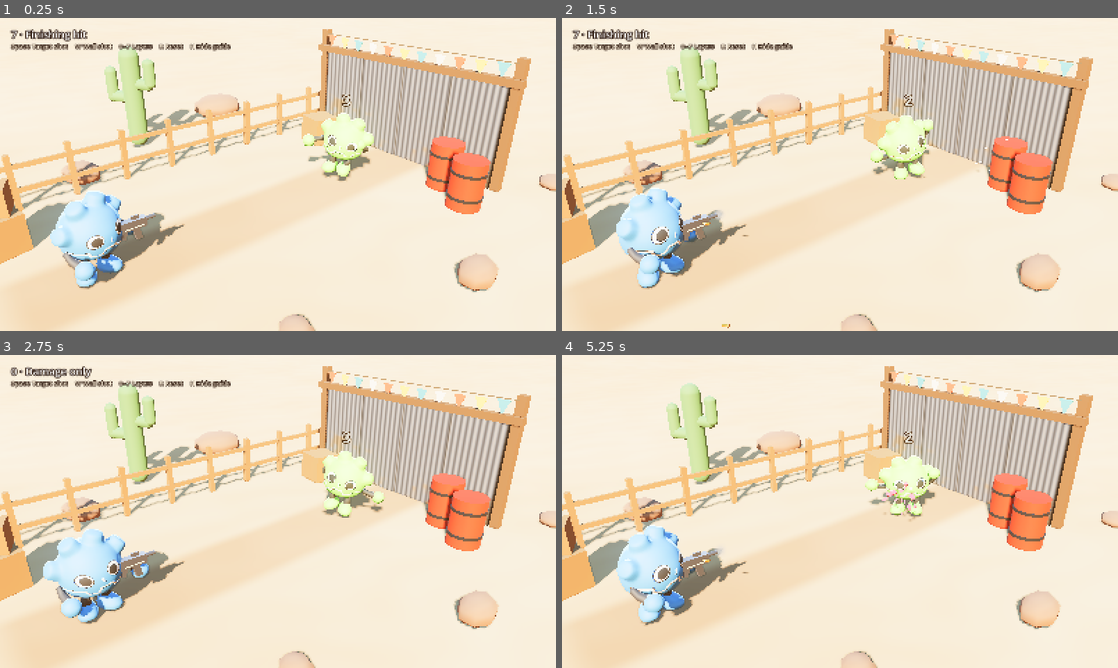
Above: before the commit, frames 1-4 (two rows, left to right).
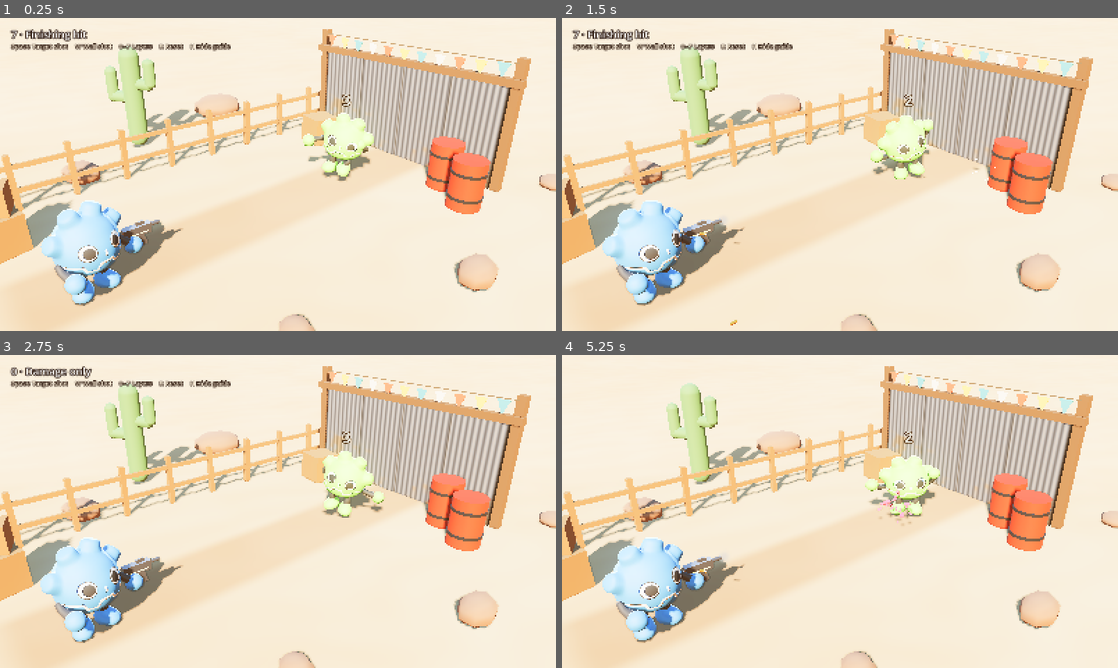
Above: after the commit, the same moments.

Repository: mcubedstudiobe/godot-examples
Game: Godot game, scene res://range.tscn
The game is run twice, just before and just after one commit, with the same random seed, the same clock (stepped at 60 frames per second) and the same inputs.
Inputs:
- Up to frame 1 (0.25 s): no input
- Up to frame 2 (1.5 s): tap Enter at 0.5 s; tap Space (fire) at 0.6 s; tap W (wall_shot) at 1.35 s
- Up to frame 3 (2.75 s): tap 0 at 2.1 s
- Up to frame 4 (5.25 s): tap one key every 0.75 s from 2.85 s: 7 R H Space (fire)

The runs differ from the first frame. In frame 1, 3.5% of the frame differs, in the area x 7-34%, y 55-92%; in frame 2, 3.7%; in frame 3, 3.6%; in frame 4, 4.0%, in the area x 7-66%, y 34-92%.

Commit message:
Hold the rifle in the shooter's hands
The plush's arms hang off its head bone, so the nodding, looking-around
stance swung the hands away from a rifle that stayed put. The rifle,
muzzle and casing port now ride that bone on a BoneAttachment3D, the
stance only breathes and flinches, and the barrel kick slides along the
rifle's own axis. The shooter sits a little to the side so its near hand
is under the receiver. The idea credit is dropped: layered shot feedback
is a common technique.

Diff:
--- a/punchy-shot-feedback/plush_motion.gd
+++ b/punchy-shot-feedback/plush_motion.gd
@@ -1,7 +1,7 @@
 class_name PlushMotion
 extends SkeletonModifier3D
-## Keeps a plush alive on top of its held pose: a stance that nods along for the shooter, a dance
-## for the target, and blinking for both. A SkeletonModifier3D only adds to the pose for
+## Keeps a plush alive on top of its held pose: a steady, breathing stance for the shooter, a
+## dance for the target, and blinking for both. A SkeletonModifier3D only adds to the pose for
 ## this frame, so the held pose underneath never drifts. Plush switches it off when the
 ## ragdoll takes over.
 
@@ -37,14 +37,11 @@
 
 
 func _stance(skeleton: Skeleton3D, beat: float) -> void:
-	# A small bounce, a tapping foot, and a head that nods along and looks about. The
-	# rifle is not attached to the hands, so the arms and body only move a little.
-	_lift(skeleton, Vector3(0.0, absf(sin(beat * 0.5)) * 0.008, -flinch * 0.03))
-	_turn(skeleton, &"DEF-head", Vector3(absf(sin(beat * 0.5)) * 9.0 - flinch * 12.0,
-			sin(beat * 0.125) * 18.0, sin(beat * 0.25) * 7.0))
-	_turn(skeleton, &"DEF-thigh.R", Vector3(maxf(sin(beat), 0.0) * -10.0, 0.0, 0.0))
-	_turn(skeleton, &"DEF-shin.R", Vector3(maxf(sin(beat), 0.0) * 14.0, 0.0, 0.0))
-	_turn(skeleton, &"DEF-foot.R", Vector3(maxf(sin(beat), 0.0) * -18.0, 0.0, 0.0))
+	# Holds the rifle steady: a slow breath, and a flinch back and up on a shot. The rifle
+	# rides the head bone with both arms (range.gd), so the hands never leave it.
+	var breath := sin(beat * 0.125)
+	_lift(skeleton, Vector3(0.0, (breath * 0.5 + 0.5) * 0.012, -flinch * 0.03))
+	_turn(skeleton, &"DEF-head", Vector3(breath * 2.0 - flinch * 8.0, 0.0, 0.0))
 
 
 func _dance(skeleton: Skeleton3D, beat: float) -> void:
--- a/punchy-shot-feedback/range.gd
+++ b/punchy-shot-feedback/range.gd
@@ -27,7 +27,7 @@
 @onready var shooter: Plush = $Kick/Shooter
 @onready var kick_rest: Vector3 = kick.position
 @onready var barrel: MeshInstance3D = $Kick/Barrel
-@onready var barrel_rest: Vector3 = barrel.position
+var barrel_rest: Vector3
 @onready var camera: Camera3D = $Camera3D
 @onready var tracer: MeshInstance3D = $Tracer
 @onready var target: StaticBody3D = $Target
@@ -62,7 +62,27 @@
 	whiz = Assets.vary(WHIZ)
 	thud = Assets.vary(THUD)
 	ping = Assets.vary(PING)
+	hold_rifle()
 	reset_range()
+
+
+## Put the rifle in the shooter's hands. Both arms hang off the plush's head bone, so the
+## rifle, its muzzle and its casing port ride that bone too: when the shooter breathes or
+## flinches, hands and rifle move together, and the shots leave from where the rifle points.
+func hold_rifle() -> void:
+	var skeleton := shooter.skeleton
+	var grip := BoneAttachment3D.new()
+	grip.bone_name = &"DEF-head"
+	skeleton.add_child(grip)
+	# The attachment only follows the bone once the skeleton next updates, so work out
+	# where the bone is now and keep each part where the scene placed it.
+	var bone := skeleton.global_transform * skeleton.get_bone_global_pose(skeleton.find_bone(grip.bone_name))
+	for part: Node3D in [barrel, muzzle, eject]:
+		var placed := part.global_transform
+		part.get_parent().remove_child(part)
+		grip.add_child(part)
+		part.transform = bone.affine_inverse() * placed
+	barrel_rest = barrel.position
 
 
 func _unhandled_key_input(event: InputEvent) -> void:
@@ -148,7 +168,8 @@
 	flash.show()
 	flash.rotation.z = randf() * TAU
 	flash.scale = Vector3.ONE * randf_range(0.85, 1.15)
-	barrel.position = barrel_rest + Vector3.BACK * 0.08
+	# Slide the rifle back along its own length; its parent is the bone, not the range.
+	barrel.position = barrel_rest + barrel.basis.z * 0.08
 	shot_tween.tween_callback(flash.hide).set_delay(0.04)
 	shot_tween.tween_property(barrel, "position", barrel_rest, 0.12).set_trans(Tween.TRANS_CUBIC).set_ease(Tween.EASE_OUT)
 
--- a/punchy-shot-feedback/range.tscn
+++ b/punchy-shot-feedback/range.tscn
@@ -611,11 +611,11 @@
 [node name="Kick" type="Node3D" parent="."]
 
 [node name="Shooter" parent="Kick" instance=ExtResource("4_plush")]
-transform = Transform3D(-0.17365, 0, 0.98481, 0, 1, 0, -0.98481, 0, -0.17365, 0, 0, 0)
+transform = Transform3D(-0.17365, 0, 0.98481, 0, 1, 0, -0.98481, 0, -0.17365, 0.3, 0, 0.15)
 bone_turns = Dictionary[StringName, Vector3]({&"DEF-upper_arm.R": Vector3(30, 0, 20), &"DEF-upper_arm.L": Vector3(40, 0, 0)})
 
 [node name="Barrel" type="MeshInstance3D" parent="Kick"]
-position = Vector3(0.18, 0.7, -0.51)
+position = Vector3(0.14, 0.55, -0.58)
 mesh = SubResource("Mesh_receiver")
 
 [node name="Tube" type="MeshInstance3D" parent="Kick/Barrel"]
@@ -643,7 +643,7 @@
 mesh = SubResource("Mesh_accent")
 
 [node name="Muzzle" type="Marker3D" parent="."]
-position = Vector3(0.18, 0.72, -0.84)
+position = Vector3(0.14, 0.57, -0.91)
 
 [node name="Flash" type="Node3D" parent="Muzzle"]
 visible = false
@@ -669,7 +669,7 @@
 omni_range = 1.5
 
 [node name="Eject" type="Marker3D" parent="."]
-position = Vector3(0.42, 0.77, -0.55)
+position = Vector3(0.38, 0.62, -0.62)
 
 [node name="Tracer" type="MeshInstance3D" parent="."]
 visible = false
